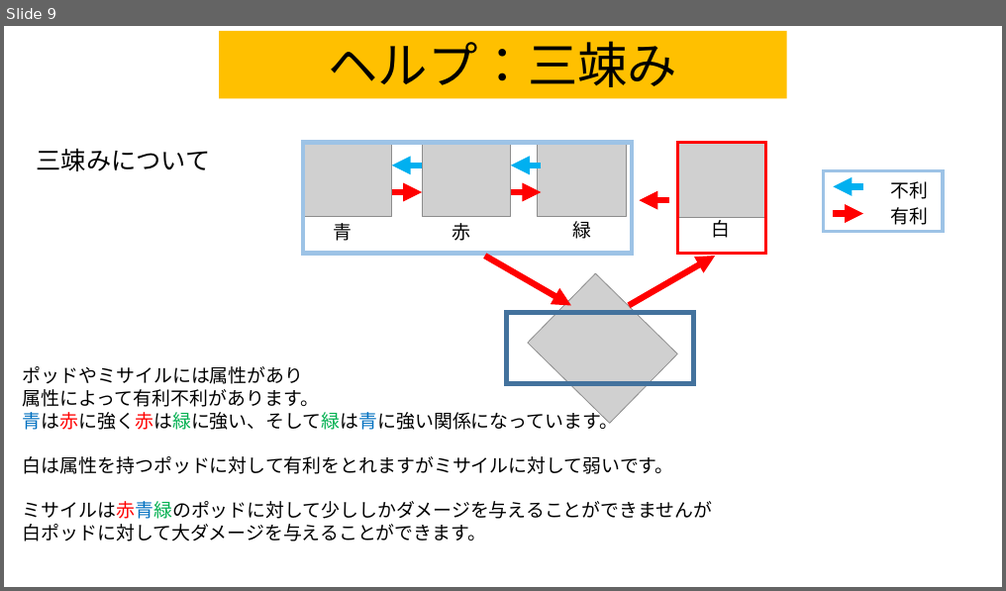
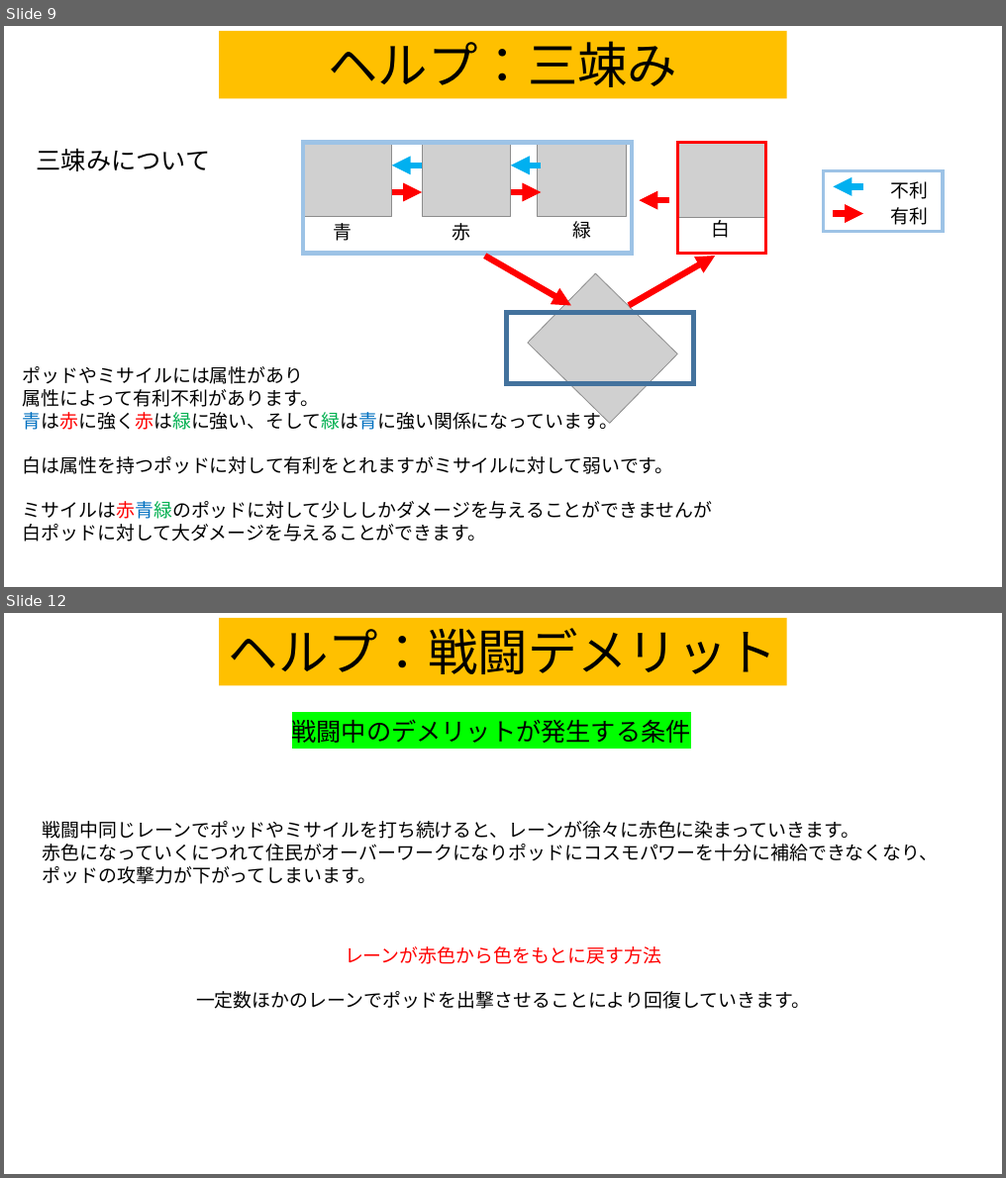
Before and after one commit to team556/team, a slide deck: 説明文.pptx. Shown one above the other, each under a label of ours: slide 9 before the commit, slides 9 and 12 after it; the slides between them are not shown. The pictures are 1006x591 and 1006x1178 pixels, drawn with LibreOffice and Linux fonts; fonts in the diff are those of the drawing; grey boxes stand for pictures. Boxes give left, top, right and bottom in pixels: in the first picture for what was removed or moved away, otherwise in the second. Text is boxed around its words. In the diff, an @@ line names an element or a change of style, - is before the commit and + after.

Commit message:
戦闘シーンのヘルプ画面をパワポに追加 名前入力のプログラムは途中 時期に終了する予定

```diff
--- a/説明文.pptx
+++ b/説明文.pptx
@@ slide 12 added at [4,613,1002,1174], background #FFFFFF @@
@@ rectangle added at [219,618,787,685], fill #FFC000, 48 pt, text #000000 @@
+ヘルプ：戦闘デメリット
@@ text added at [292,719,691,743], 24 pt, text #000000 @@
+戦闘中のデメリットが発生する条件
@@ text added at [43,821,939,884], 18 pt, text #000000 @@
+戦闘中同じレーンでポッドやミサイルを打ち続けると、レーンが徐々に赤色に染まっていきます。
+赤色になっていくにつれて住民がオーバーワークになりポッドにコスモパワーを十分に補給できなくなり、ポッドの攻撃力が下がってしまいます。
@@ text added at [196,947,810,1009], 18 pt, text #000000 @@
+レーンが赤色から色をもとに戻す方法
+一定数ほかのレーンでポッドを出撃させることにより回復していきます。
```
Also in this commit, not shown: 2 other slides added, 3 other files.
